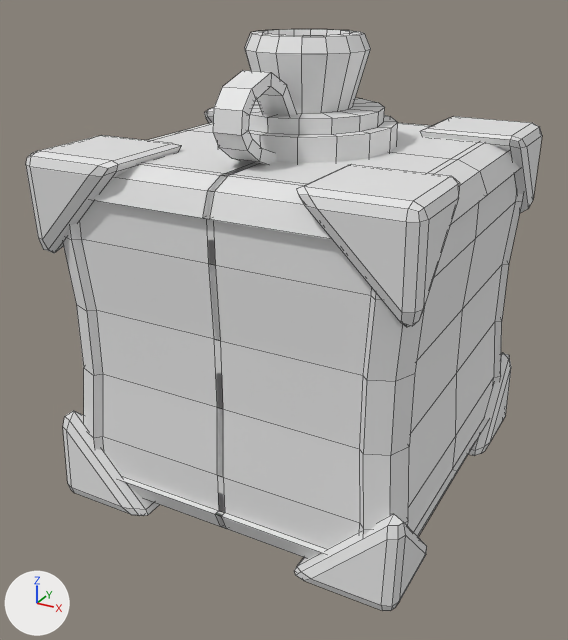
What one commit did to the FBX model Assets/Art/Models/Env Objects/elem_crate.fbx.
One viewpoint serves both versions: a 50 mm camera at (0.947, -1.84, 1.339) aimed at (-0.021, -0.08, 0.458). Every picture has the same lights, and +X, +Y and +Z are marked at lower left. The older version comes first. Mesh edges are drawn as thin lines. Where no turn or scale is listed for an object, it has been applied to the vertices. Vertices at exactly the same position are counted once.

Names of what the first picture shows: 'Element Crate'.
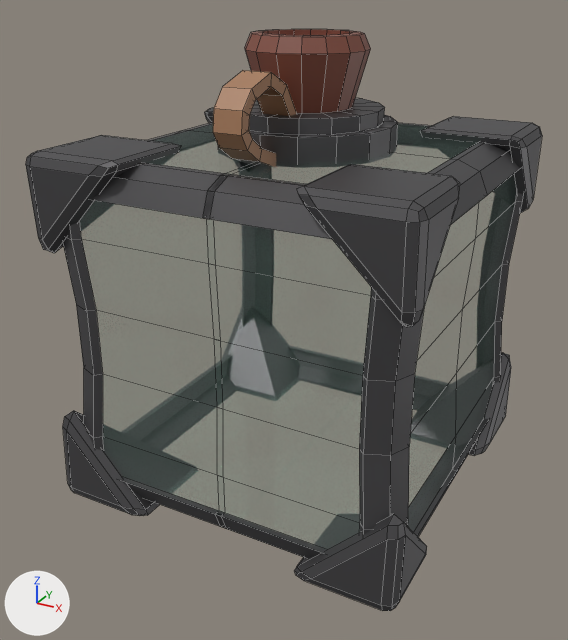
The newer file is also rescaled (x2.0) as a whole; pictures and numbers use the older file's frame.

Location of each change, [x1, y1, x2, y2] in pixels of the pictures (568 x 640 px):
part 1 of me_cube_093, recoloured: [26, 98, 542, 456] in both
part 2 of me_cube_093, recoloured: [63, 368, 226, 528] in both
part 3 of me_cube_093, recoloured: [215, 447, 458, 611] in both
part 4 of me_cube_093, recoloured: [452, 321, 511, 471] in both
part 5 of me_cube_093, recoloured: [79, 124, 516, 549] in both
part 6 of me_cube_093, recoloured: [245, 29, 371, 113] in both
part 7 of me_cube_093, recoloured: [213, 70, 297, 165] in both

The change, as a list of edits to the scene's bpy script:
```text
Add mat_dark_wood:
    mat_dark_wood = principled_material('dark_wood')
    mat_dark_wood.base_color = (0.386, 0.198, 0.105)  # brown #a77b5b
Add mat_metal:
    mat_metal = principled_material('metal')
    mat_metal.base_color = (0.127, 0.125, 0.13)  # dark grey #646365
    mat_metal.metallic = 0.85
Add mat_cap_wood:
    mat_cap_wood = principled_material('cap_wood')
    mat_cap_wood.base_color = (0.216, 0.0666, 0.0423)  # brown #80493a
Add mat_window_light:
    mat_window_light = principled_material('window_light')
    mat_window_light.base_color = (0.361, 0.716, 0.571)  # green #a2dcc7
    mat_window_light.metallic = 0.582
    mat_window_light.roughness = 0.0364
    mat_window_light.alpha = 0.1
Change me_cube_093:
    where me_cube_093.from_pydata(...)  # 676 vertices, 628 faces; spans x -0.501..0.502, y -0.51..0.51, z -0.02..1.208
    used by ob_element_crate; location = (0.0, 0.0, 0.0)
    me_cube_093 part 1: 284 of the faces centred in x -0.501..0.502, y -0.506..0.507, z 0.468..1.031 switch from no material to mat_metal (dark grey #646365)
    me_cube_093 part 2: 50 of the faces centred in x -0.501..-0.181, y -0.506..-0.199, z -0.02..0.281 switch from no material to mat_metal (dark grey #646365)
    me_cube_093 part 3: 50 of the faces centred in x 0.2..0.502, y -0.506..-0.199, z -0.02..0.281 switch from no material to mat_metal (dark grey #646365)
    me_cube_093 part 4: 50 of the faces centred in x 0.2..0.502, y 0.199..0.507, z -0.02..0.281 switch from no material to mat_metal (dark grey #646365)
    me_cube_093 part 5: 48 of the faces centred in x -0.449..0.468, y -0.467..0.468, z 0.0..0.935 switch from no material to mat_window_light (green #a2dcc7)
    me_cube_093 part 6: all 65 faces centred in x -0.143..0.144, y -0.144..0.144, z 1.1..1.207 switch from no material to mat_cap_wood (brown #80493a)
    me_cube_093 part 7: 31 of the faces centred in x -0.037..0.038, y -0.374..-0.148, z 0.948..1.125 switch from no material to mat_dark_wood (brown #a77b5b)
```
